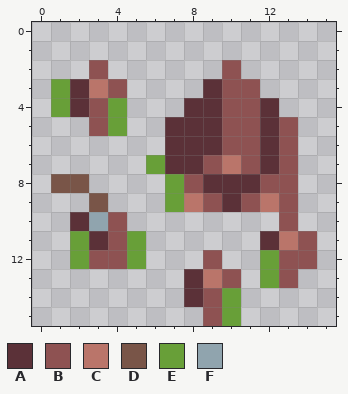
Two versions of one pixel-art sprite, Ld-45/Assets/Raw-Art/lumberyard.png. The picture above was drawn from the file before the commit.
The file is 16x16 pixels.
Palette (. is transparent): A #5b3138  B #8e5252  C #ba756a  D #795548  E #689f38  F #90a4ae
Pixels before, first column x 1:
 2 ..B......B....
 3 EACB....ABB...
 4 EABE...AABBA..
 5 ..BE..AAABBAB.
 6 ......AAABBAB.
 7 .....EAABCBAB.
 8 DD....EBAAABB.
 9 ..D...ECBABCB.
10 .AFB........B.
11 .EABE......ACB
12 .EBBE...B..EBB
13 .......ACB.EB.
14 .......ABE....
15 ........BE....
Now the later version:
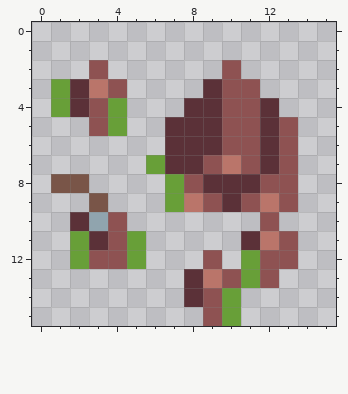
Change:
y 10: x 12..13 .B -> B.
y 11: x 11..14 .ACB -> ACB.
y 12: x 11..12 .E -> EB; x 14 B -> .
y 13: x 11..13 .EB -> EB.
Boxes around the changes in both pictures, in picture pixels (x1, y1, x2, y2):
changed: (241, 212, 317, 288)
